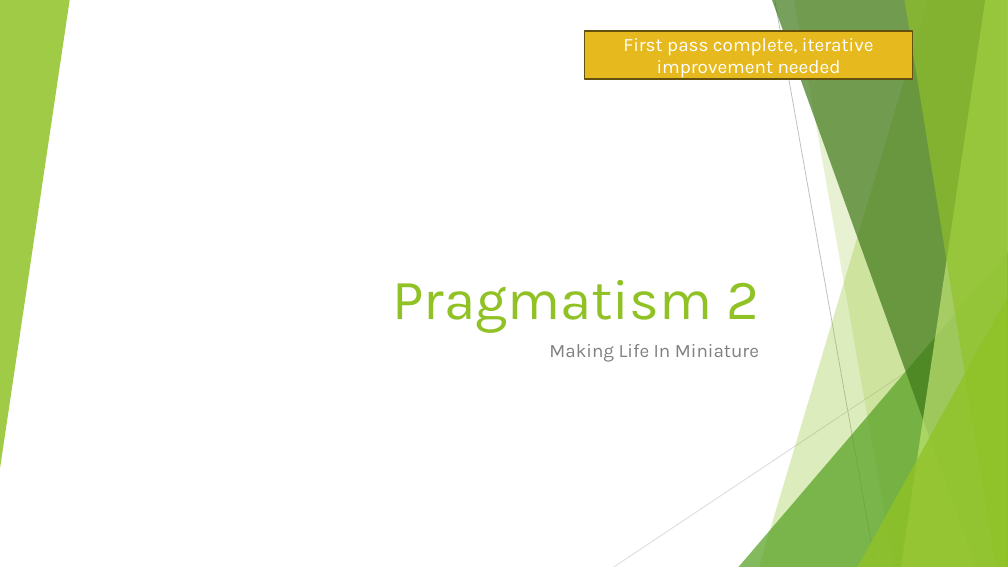
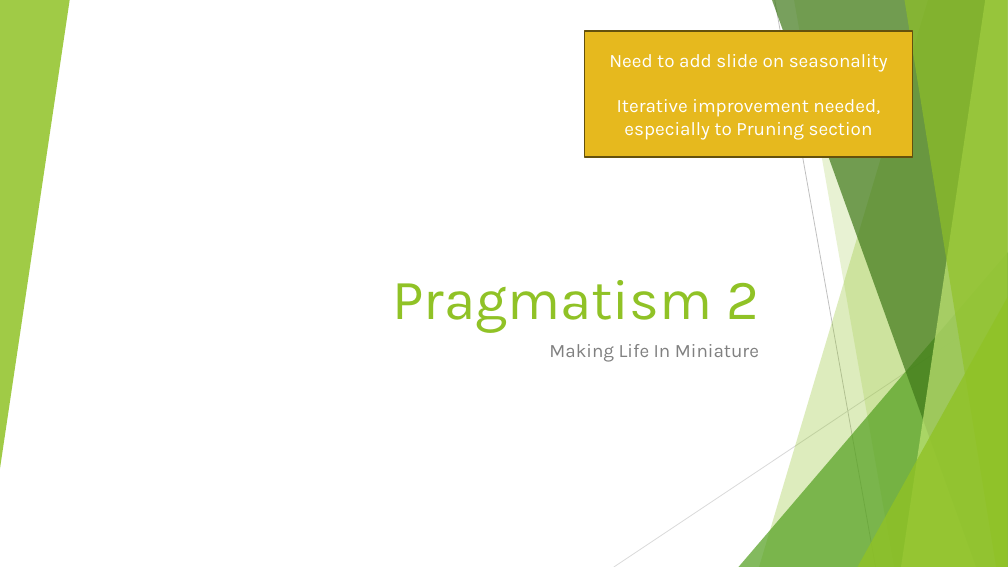
Before and after one commit to AlexLabram/Bonsai, a slide deck: slide 17 of Courseware/Bonsai On A Budget (running).pptx. Drawn at 1008x567 pixels with LibreOffice and Linux fonts; fonts in the diff are those of the drawing. Boxes give left, top, right and bottom in pixels: in the first picture for what was removed or moved away, otherwise in the second. Text is boxed around its words. In the diff, an @@ line names an element or a change of style, - is before the commit and + after.

Commit message:
Fixed numbering error Various small wording changes

```diff
--- a/Courseware/Bonsai On A Budget (running).pptx
+++ b/Courseware/Bonsai On A Budget (running).pptx
@@ rectangle "Need to add slide on ...": place and size @@
-rectangle "Need to add slide on ..." at box(585, 31, 913, 79)
+rectangle "Need to add slide on ..." at box(585, 31, 913, 157)
@@ text in rectangle at box(609, 54, 888, 140): text changed @@
-First pass complete, iterative improvement needed
+Need to add slide on seasonality
+Iterative improvement needed, especially to Pruning section
```
Also in this commit, not shown: 4 other slides changed.
